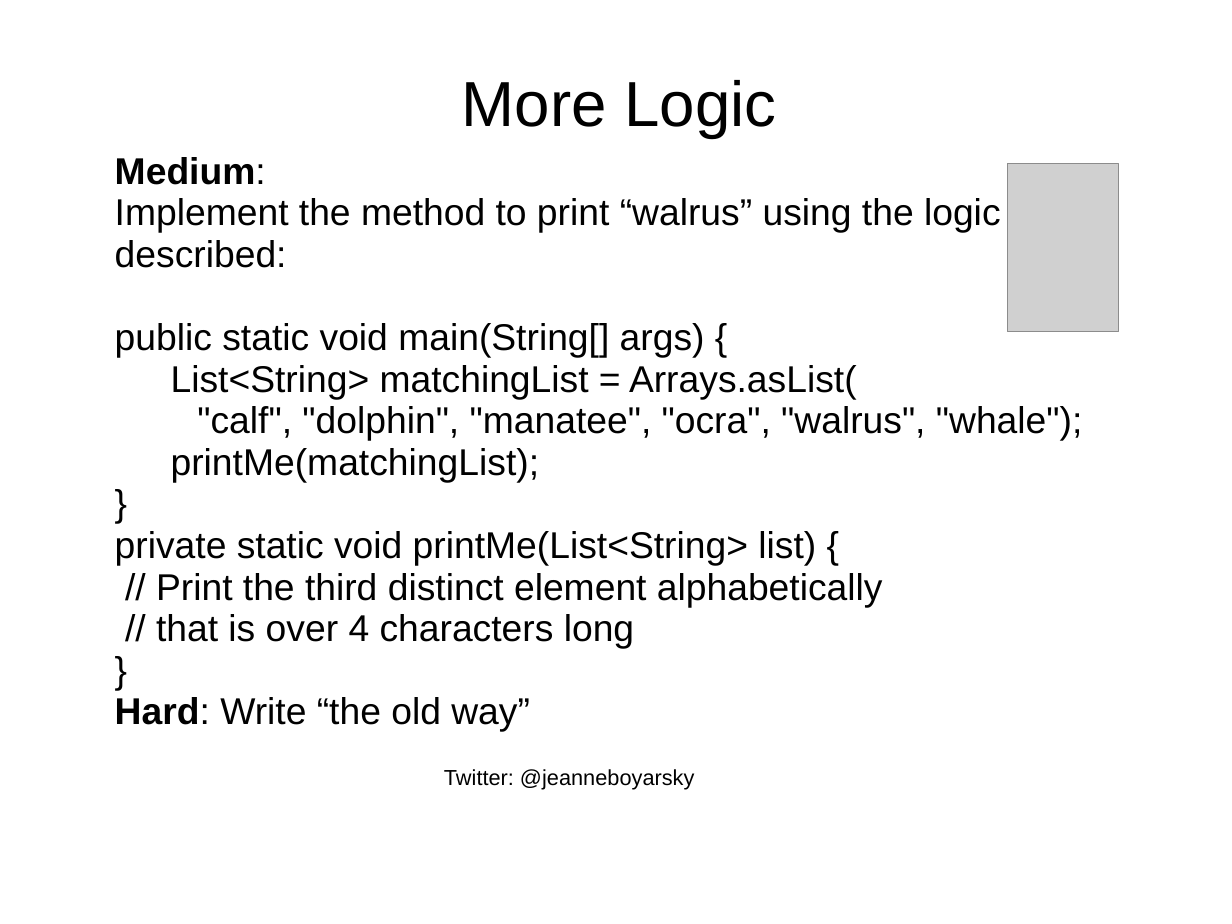
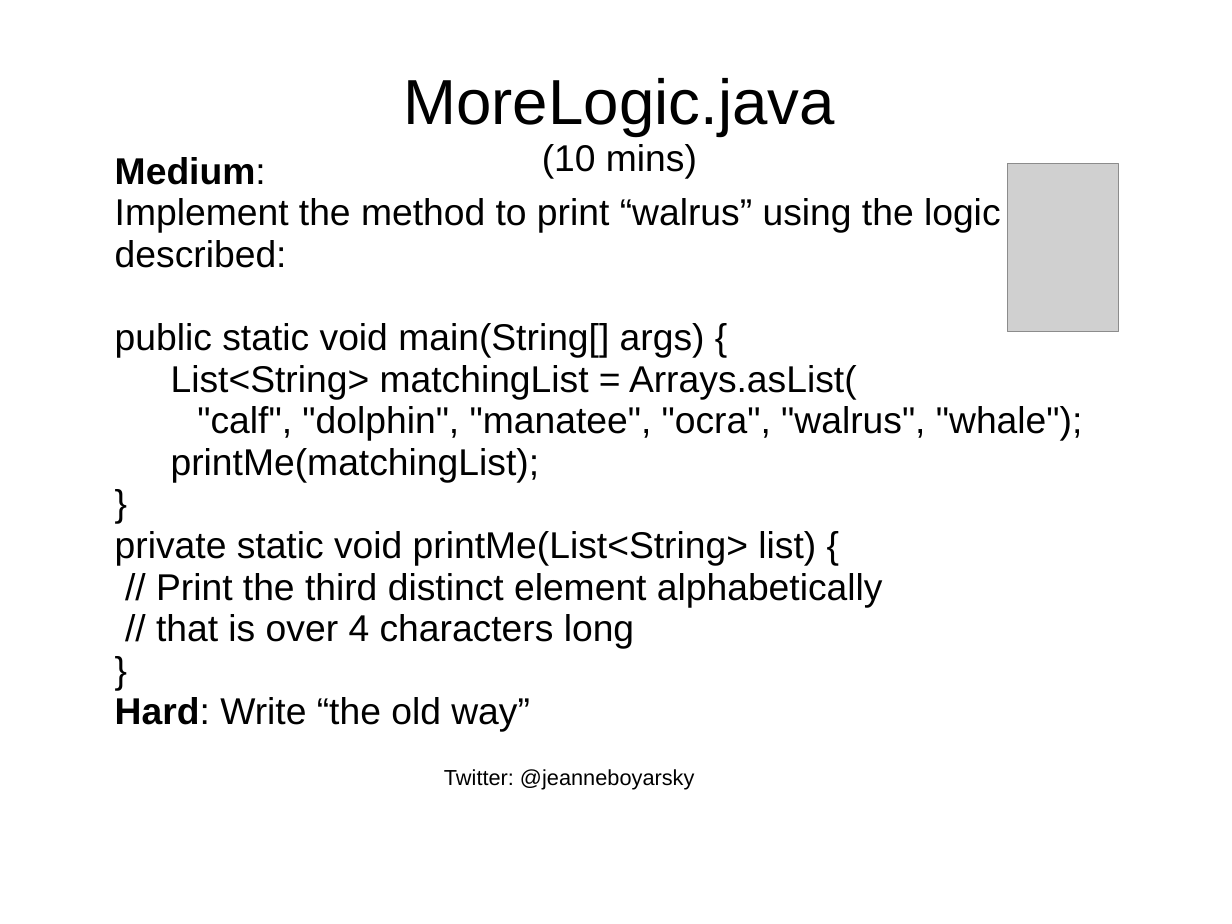
Before and after one commit to boyarsky/java-8-streams-by-puzzles, a slide deck: slide 36 of docs/Slides.ppt. Drawn at 1232x924 pixels with LibreOffice and Linux fonts; fonts in the diff are those of the drawing; grey boxes stand for pictures; background and template pictures are left out. Boxes give left, top, right and bottom in pixels: in the first picture for what was removed or moved away, otherwise in the second. Text is boxed around its words. In the diff, an @@ line names an element or a change of style, - is before the commit and + after.

```diff
--- a/docs/Slides.ppt
+++ b/docs/Slides.ppt
@@ title at [403,78,834,179]: text changed @@
-More Logic
+MoreLogic.java
+(10 mins)
```
Also in this commit, not shown: 13 other slides changed, 1 other file.
